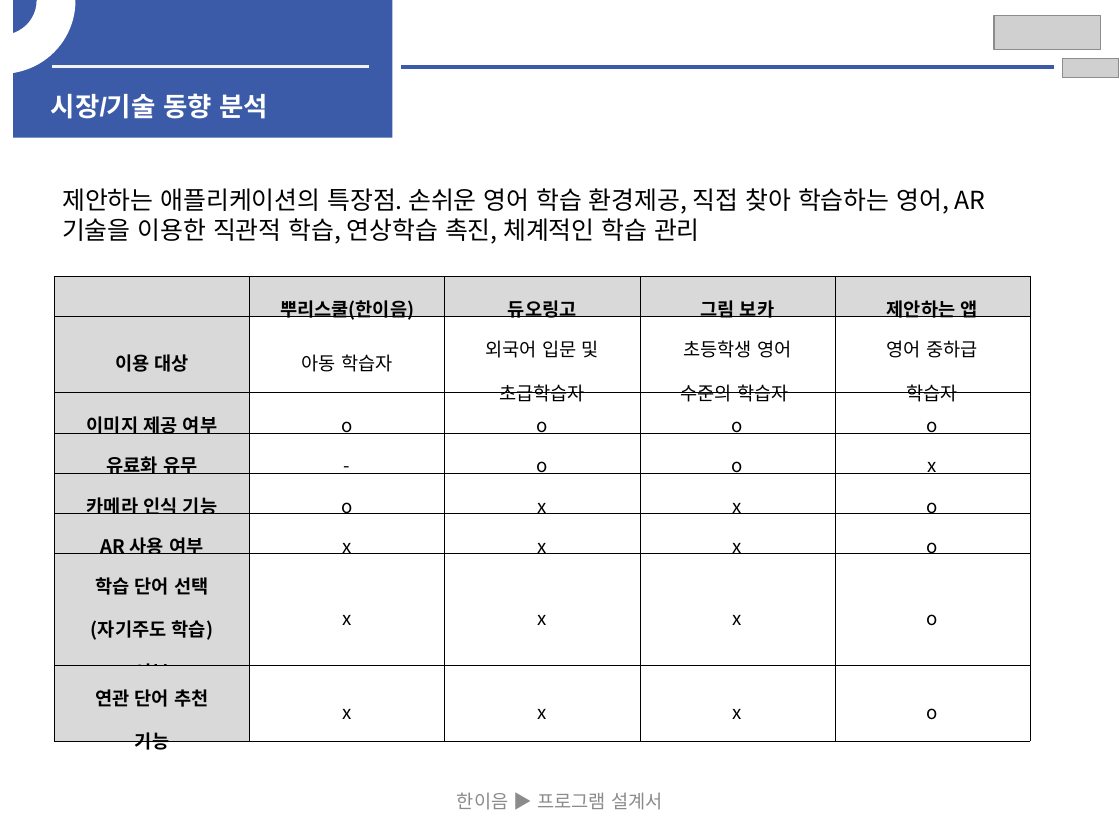
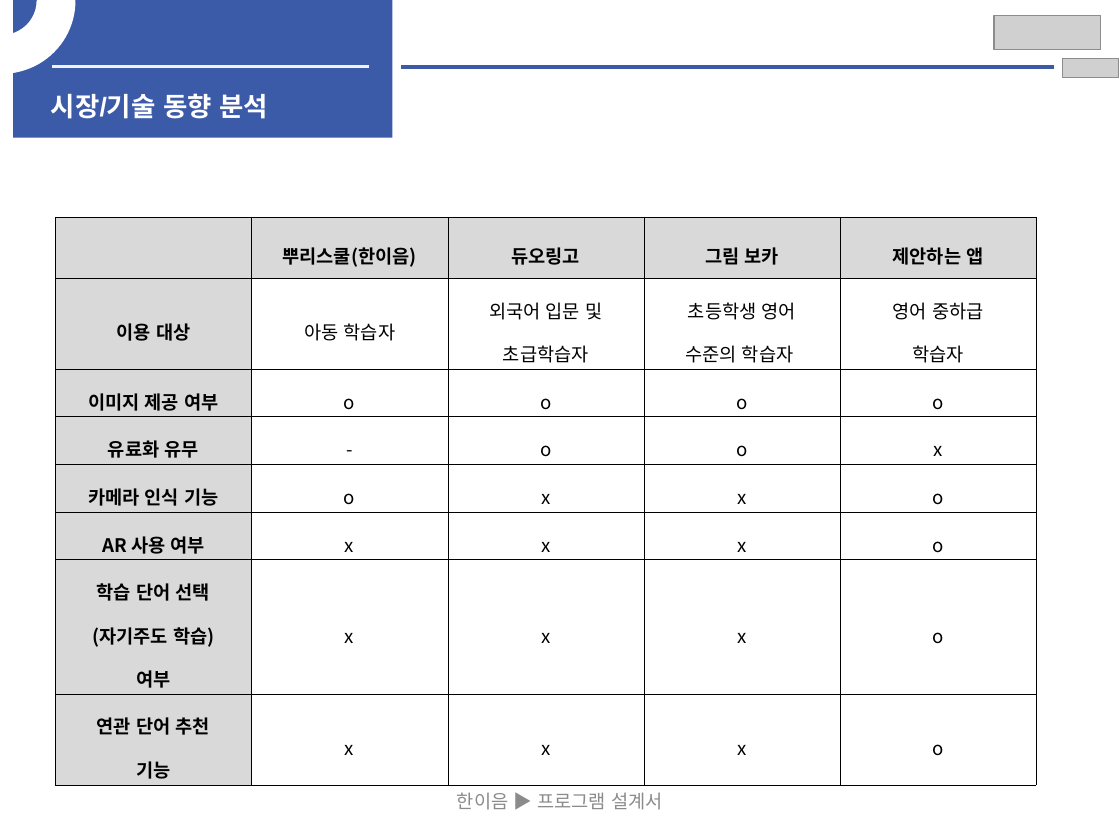
Before and after one commit to Leusin/oic-graduation-project, a slide deck: slide 9 of report/mid-report-ppt-juyoung.pptx (slide 6 before the commit). Drawn at 1120x840 pixels with LibreOffice and Linux fonts; fonts in the diff are those of the drawing; grey boxes stand for pictures. Boxes give left, top, right and bottom in pixels: in the first picture for what was removed or moved away, otherwise in the second. Text is boxed around its words. In the diff, an @@ line names an element or a change of style, - is before the commit and + after.

```diff
--- a/report/mid-report-ppt-juyoung.pptx
+++ b/report/mid-report-ppt-juyoung.pptx
@@ text removed at (x1=62, y1=188, x2=986, y2=244) @@
-제안하는 애플리케이션의 특장점. 손쉬운 영어 학습 환경제공, 직접 찾아 학습하는 영어, AR 기술을 이용한 직관적 학습, 연상학습 촉진, 체계적인 학습 관리
@@ table resized from (x1=55, y1=277, x2=1029, y2=754) to (x1=55, y1=217, x2=1035, y2=783) @@
```
Also in this commit, not shown: 2 other slides changed, 3 slides added, 14 other files.
